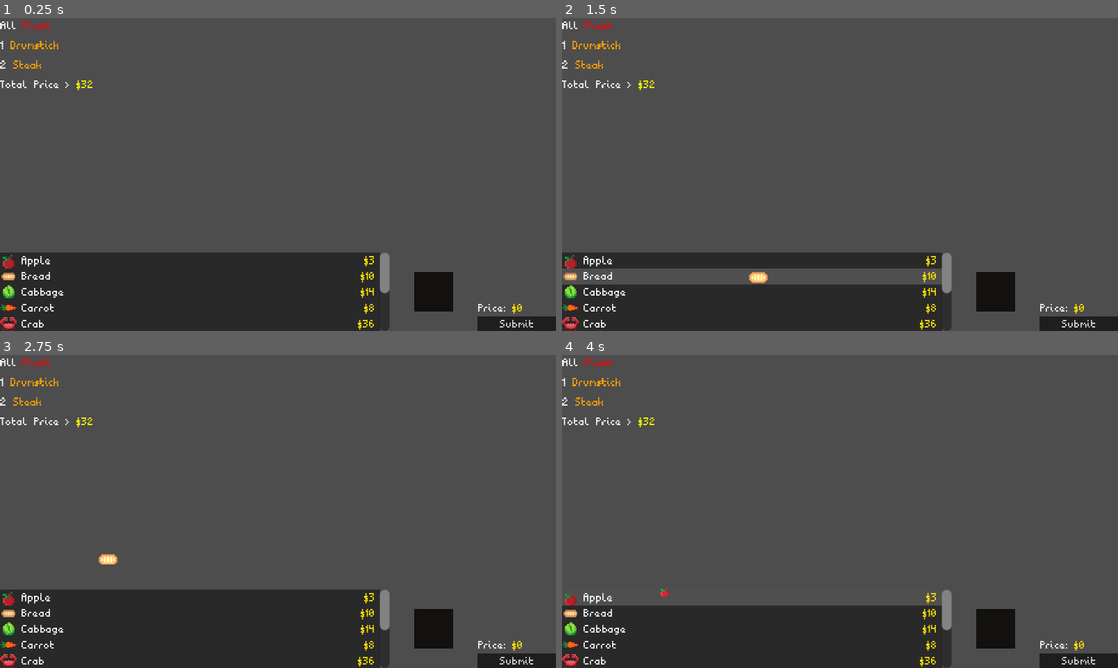
Above: before the commit, frames 1-4 (two rows, left to right).
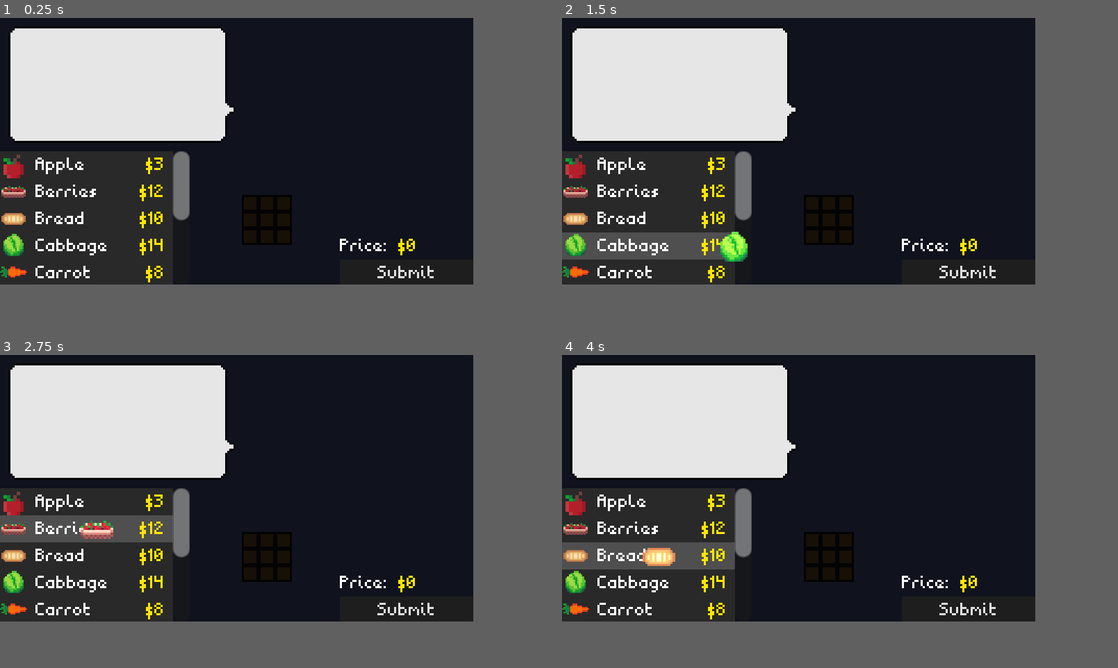
Above: after the commit, the same moments.

Repository: InRe-Dan/gmtk2024
Game: Godot game, scene res://main.tscn
Same seed, same stepped clock (60 frames per second), same inputs: the game is played once before the commit and once after it. The engine's default icon, where the game draws it, is replaced by a stand-in: a white triangle on a blue panel in a dark square.
Inputs (mouse positions are in pixels of both pictures, inside the frame that each line leads up to; where the layout moved, square brackets give the same spot in the first picture):
- Up to frame 1 (0.25 s): no input
- Up to frame 2 (1.5 s): click (662, 190) [751, 262] at 0.5 s; click (751, 277) at 1.27 s
- Up to frame 3 (2.75 s): click (100, 558) at 2.02 s
- Up to frame 4 (4 s): click (751, 630) at 2.77 s; click (662, 589) at 3.52 s
In our replay, the window is 800x451 before the commit and 681x384 after it. These sizes can differ from the game's own. Grey fills any space a smaller window leaves; there, only what the larger window draws over its background counts as a difference.

The runs differ from the first frame. In frame 1, 80% of the frame differs, in the area x 0-100%, y 0-100%; in frame 2, 81%; in frame 3, 78%; in frame 4, 80%.

Commit message:
Grid changes

Diff:
--- a/Grid/grid.gd
+++ b/Grid/grid.gd
@@ -46,7 +46,7 @@
 
 ## Makes a new grid
 func make_new_grid() -> void:
-	initialize(4, 4)
+	initialize(randi_range(3, Globals.max_grid_size.x), randi_range(3, Globals.max_grid_size.y))
 
 
 ## Sets ready status to true
@@ -134,7 +134,8 @@
 	custom_minimum_size.x = col_count * Globals.cell_size.x
 	custom_minimum_size.y = row_count * Globals.cell_size.y
 	grid_container.columns = col_count
-	$ColorRect.custom_minimum_size = custom_minimum_size
+	$ColorRect.custom_minimum_size = Vector2.ZERO
+	$ColorRect.size = custom_minimum_size
 	var tween = get_tree().create_tween()
 	tween.tween_property(self, "position", Vector2(
 		(Globals.cell_size.x * Globals.max_grid_size.x) / col_count,
@@ -144,9 +145,9 @@
 
 
 	# Create empty grid slots
-	for column in range(col_count):
+	for row in range(row_count):
 		var row_data: Array[GridSlot]
-		for row in range(row_count):
+		for column in range(col_count):
 			row_data.append(create_slot(column, row))
 
 		matrix.append(row_data)
@@ -173,8 +174,8 @@
 	# Grab slot corresponding to root of the item
 	var root_slot: GridSlot
 	var root_pos: Vector2i = current_slot.grid_position - drag_offset
-	if root_pos.x >= 0 and root_pos.x < col_count and root_pos.y >= 0 and root_pos.y < row_count:
-		root_slot = matrix[root_pos.y][root_pos.x]
+	if root_pos.x >= 0 and root_pos.x < row_count and root_pos.y >= 0 and root_pos.y < col_count:
+		root_slot = matrix[root_pos.x][root_pos.y]
 	else:
 		return
 
@@ -187,8 +188,8 @@
 	# Iterate over slot positions
 	for grid_pos in get_slot_positions(current_slot, item.item):
 		# Check if the relative grid position exists outside the grid bounds
-		if grid_pos.x >= 0 and grid_pos.x < col_count and grid_pos.y >= 0 and grid_pos.y < row_count:
-			slots.append(matrix[grid_pos.y][grid_pos.x])
+		if grid_pos.x >= 0 and grid_pos.x < row_count and grid_pos.y >= 0 and grid_pos.y < col_count:
+			slots.append(matrix[grid_pos.x][grid_pos.y])
 		else:
 			return
 
@@ -227,7 +228,7 @@
 
 	# Iterate over slot positions and nullify respective slot's stored item field
 	for grid_pos in get_slot_positions(root_slot, held_item.item):
-		(matrix[grid_pos.y][grid_pos.x] as GridSlot).item_stored = null
+		(matrix[grid_pos.x][grid_pos.y] as GridSlot).item_stored = null
 
 	drag_offset = hovered_slot.grid_position - root_slot.grid_position
 
@@ -248,7 +249,7 @@
 
 	# Iterate over all of the cell positions relative to the root (0, 0) cell
 	for relative_position: Vector2i in item.relative_cells:
-		positions.append(slot.grid_position + relative_position - drag_offset)
+		positions.append(slot.grid_position + Vector2i(relative_position.y, relative_position.x) - drag_offset)
 
 	return positions
 
@@ -263,14 +264,14 @@
 		var slot_status: bool = true
 
 		# Check if the relative grid position exists outside the grid bounds
-		if grid_pos.x < 0 or grid_pos.x > col_count - 1:
+		if grid_pos.x < 0 or grid_pos.x > row_count - 1:
 			slot_status = false
-		if grid_pos.y < 0 or grid_pos.y > row_count - 1:
+		if grid_pos.y < 0 or grid_pos.y > col_count - 1:
 			slot_status = false
 
 		# Fetch slot at given position
 		if slot_status:
-			slot = matrix[grid_pos.y][grid_pos.x]
+			slot = matrix[grid_pos.x][grid_pos.y]
 
 			# Check if the slot is occupied
 			if slot.item_stored:
--- a/Grid/grid.tscn
+++ b/Grid/grid.tscn
@@ -12,13 +12,8 @@
 
 [node name="ColorRect" type="ColorRect" parent="."]
 layout_mode = 1
-anchors_preset = 15
-anchor_right = 1.0
-anchor_bottom = 1.0
-grow_horizontal = 2
-grow_vertical = 2
 mouse_filter = 1
-color = Color(0.07, 0.065765, 0.0623, 1)
+color = Color(0.09, 0.06375, 0.027, 1)
 
 [node name="GridContainer" type="GridContainer" parent="."]
 layout_mode = 0
--- a/Grid/grid_slot.tscn
+++ b/Grid/grid_slot.tscn
@@ -1,10 +1,13 @@
-[gd_scene load_steps=2 format=3 uid="uid://dqqymjitdg3j6"]
+[gd_scene load_steps=3 format=3 uid="uid://dqqymjitdg3j6"]
 
 [ext_resource type="Script" path="res://Grid/grid_slot.gd" id="1_cfmii"]
+[ext_resource type="Texture2D" uid="uid://bip2f6sim8658" path="res://Assets/grid_slot.png" id="1_g4rbd"]
 
 [node name="GridSlot" type="TextureRect"]
+texture_filter = 1
 offset_right = 40.0
 offset_bottom = 40.0
+texture = ExtResource("1_g4rbd")
 script = ExtResource("1_cfmii")
 
 [node name="Status" type="ColorRect" parent="."]
--- a/Item/Items/strawberries.tres
+++ b/Item/Items/berries.tres
@@ -1,15 +1,15 @@
 [gd_resource type="Resource" script_class="Item" load_steps=4 format=3 uid="uid://drkiv7udvcxyd"]
 
-[ext_resource type="Script" path="res://Item/base_item.gd" id="1_13wl7"]
-[ext_resource type="Texture2D" uid="uid://8g3vs2rl5h4h" path="res://Assets/atlas.png" id="2_ow3fk"]
+[ext_resource type="Script" path="res://Item/base_item.gd" id="1_xn7im"]
+[ext_resource type="Texture2D" uid="uid://8g3vs2rl5h4h" path="res://Assets/atlas.png" id="2_557s5"]
 
 [sub_resource type="AtlasTexture" id="AtlasTexture_lhkg6"]
-atlas = ExtResource("2_ow3fk")
+atlas = ExtResource("2_557s5")
 region = Rect2(0, 32, 16, 8)
 
 [resource]
-script = ExtResource("1_13wl7")
-item_name = "Strawberries"
+script = ExtResource("1_xn7im")
+item_name = "Berries"
 sprite = SubResource("AtlasTexture_lhkg6")
 value = 12
 types = Array[int]([])
--- a/main.tscn
+++ b/main.tscn
@@ -1,9 +1,11 @@
-[gd_scene load_steps=8 format=3 uid="uid://bsne7661tkcrm"]
+[gd_scene load_steps=10 format=3 uid="uid://bsne7661tkcrm"]
 
+[ext_resource type="Texture2D" uid="uid://ctai1fmqwymwc" path="res://Assets/Speech/bubble.png" id="1_dnwtq"]
 [ext_resource type="Script" path="res://Item/item_list.gd" id="1_eu7ty"]
 [ext_resource type="PackedScene" uid="uid://gn35k16s7xxk" path="res://Grid/grid.tscn" id="1_mxj2h"]
 [ext_resource type="Script" path="res://Grid/info_box.gd" id="2_auo4a"]
 [ext_resource type="Script" path="res://Grid/workspace.gd" id="2_d3txm"]
+[ext_resource type="Texture2D" uid="uid://c8oga2p40x8g2" path="res://Assets/Speech/arrow.png" id="2_egt1c"]
 [ext_resource type="FontFile" uid="uid://d0g7r7ojp0qqk" path="res://Assets/Font/undead11.ttf" id="2_jskw5"]
 
 [sub_resource type="StyleBoxFlat" id="StyleBoxFlat_uii85"]
@@ -20,6 +22,17 @@
 grow_horizontal = 2
 grow_vertical = 2
 
+[node name="ColorRect" type="ColorRect" parent="."]
+layout_mode = 1
+anchors_preset = 15
+anchor_right = 1.0
+anchor_bottom = 1.0
+grow_horizontal = 2
+grow_vertical = 2
+size_flags_horizontal = 3
+size_flags_vertical = 3
+color = Color(0.0627597, 0.075346, 0.116007, 1)
+
 [node name="VBoxContainer" type="VBoxContainer" parent="."]
 layout_mode = 1
 anchors_preset = 15
@@ -34,48 +47,40 @@
 size_flags_vertical = 3
 theme_override_constants/separation = 0
 
-[node name="Rules" type="GridContainer" parent="VBoxContainer/View"]
-custom_minimum_size = Vector2(128, 0)
+[node name="MarginContainer" type="MarginContainer" parent="VBoxContainer/View"]
 layout_mode = 2
+size_flags_horizontal = 3
+theme_override_constants/margin_left = 4
+theme_override_constants/margin_top = 4
+theme_override_constants/margin_right = 4
+theme_override_constants/margin_bottom = 4
 
-[node name="RichTextLabel" type="RichTextLabel" parent="VBoxContainer/View/Rules"]
-custom_minimum_size = Vector2(64, 12)
+[node name="NinePatchRect" type="NinePatchRect" parent="VBoxContainer/View/MarginContainer"]
+self_modulate = Color(0.9, 0.9, 0.9, 1)
+texture_filter = 1
 layout_mode = 2
-theme_override_fonts/normal_font = ExtResource("2_jskw5")
-theme_override_font_sizes/normal_font_size = 11
-bbcode_enabled = true
-text = "All [color=red]Flesh[/color]"
-fit_content = true
+size_flags_horizontal = 3
+texture = ExtResource("1_dnwtq")
+patch_margin_left = 3
+patch_margin_top = 3
+patch_margin_right = 3
+patch_margin_bottom = 3
 
-[node name="RichTextLabel2" type="RichTextLabel" parent="VBoxContainer/View/Rules"]
-custom_minimum_size = Vector2(64, 12)
-layout_mode = 2
-theme_override_fonts/normal_font = ExtResource("2_jskw5")
-theme_override_font_sizes/normal_font_size = 11
-bbcode_enabled = true
-text = "1 [color=orange]Drumstick[/color]"
-fit_content = true
-autowrap_mode = 0
-
-[node name="RichTextLabel3" type="RichTextLabel" parent="VBoxContainer/View/Rules"]
-custom_minimum_size = Vector2(64, 12)
-layout_mode = 2
-theme_override_fonts/normal_font = ExtResource("2_jskw5")
-theme_override_font_sizes/normal_font_size = 11
-bbcode_enabled = true
-text = "2 [color=orange]Steak[/color]"
-fit_content = true
-autowrap_mode = 0
-
-[node name="RichTextLabel4" type="RichTextLabel" parent="VBoxContainer/View/Rules"]
-custom_minimum_size = Vector2(64, 12)
-layout_mode = 2
-theme_override_fonts/normal_font = ExtResource("2_jskw5")
-theme_override_font_sizes/normal_font_size = 11
-bbcode_enabled = true
-text = "Total Price > [color=yellow]$32[/color]"
-fit_content = true
-autowrap_mode = 0
+[node name="TextureRect" type="TextureRect" parent="VBoxContainer/View/MarginContainer/NinePatchRect"]
+self_modulate = Color(0.901961, 0.901961, 0.901961, 1)
+layout_mode = 1
+anchors_preset = -1
+anchor_left = 1.0
+anchor_top = 1.0
+anchor_right = 1.0
+anchor_bottom = 1.0
+offset_left = -1.0
+offset_top = -16.0
+offset_right = 15.0
+offset_bottom = -16.0
+grow_horizontal = 0
+grow_vertical = 2
+texture = ExtResource("2_egt1c")
 
 [node name="Control" type="Control" parent="VBoxContainer/View"]
 layout_mode = 2
@@ -103,10 +108,6 @@
 
 [node name="Grid" parent="VBoxContainer/Workspace/Zoner" instance=ExtResource("1_mxj2h")]
 layout_mode = 0
-offset_left = 32.0
-offset_top = 32.0
-offset_right = 32.0
-offset_bottom = 32.0
 
 [node name="InfoBox" type="VBoxContainer" parent="VBoxContainer/Workspace"]
 custom_minimum_size = Vector2(64, 0)
--- a/project.godot
+++ b/project.godot
@@ -22,8 +22,8 @@
 
 [display]
 
-window/size/viewport_width=454
-window/size/viewport_height=256
+window/size/viewport_width=227
+window/size/viewport_height=128
 window/size/window_width_override=1362
 window/size/window_height_override=768
 window/stretch/mode="canvas_items"
Binary file added: Assets/Speech/arrow.png
Not shown, added: Assets/Speech/arrow.png.import
Binary file added: Assets/Speech/bubble.png
Not shown, added: Assets/Speech/bubble.png.import
Binary file added: Assets/grid_slot.png
Not shown, added: Assets/grid_slot.png.import
